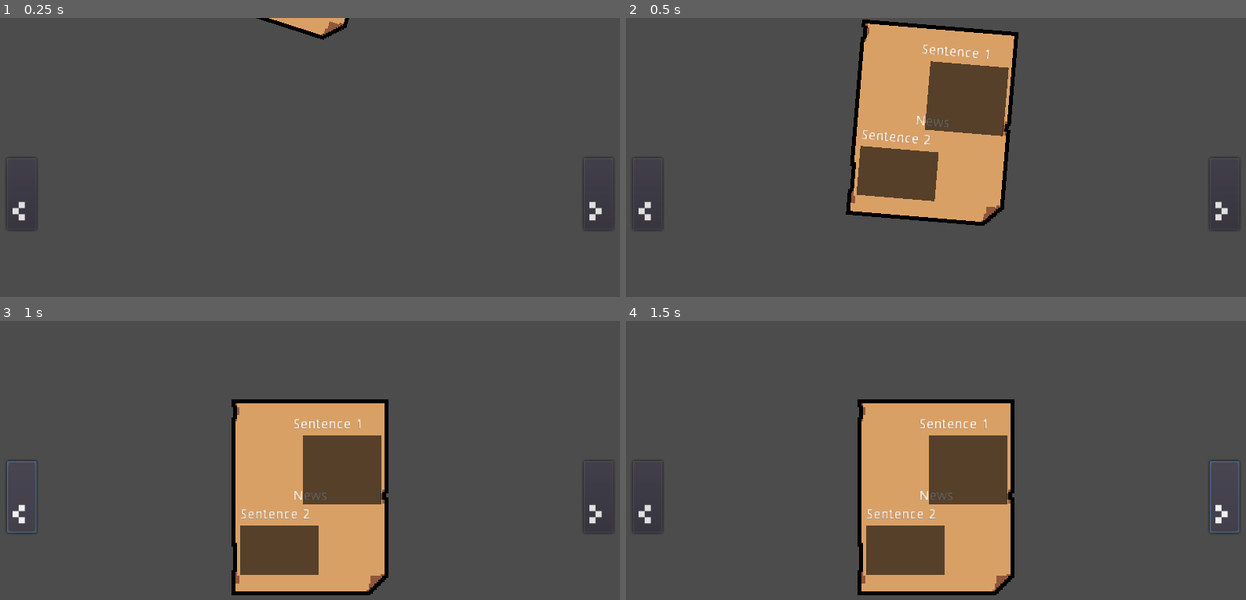
Above: before the commit, frames 1-4 (two rows, left to right).
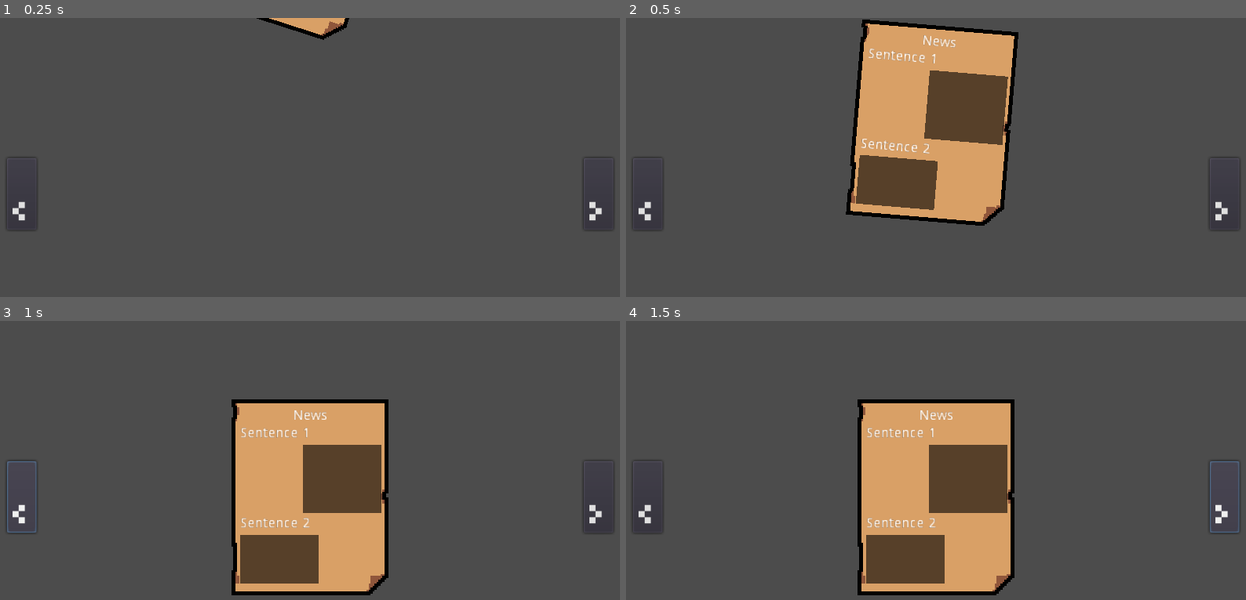
Above: after the commit, the same moments.

Repository: VirusAurantico/ld50
Game: Godot game, scene res://scenes/Main.tscn
The game is run twice, just before and just after one commit, with the same random seed, the same clock (stepped at 60 frames per second) and the same inputs.
Inputs:
- Up to frame 1 (0.25 s): no input
- Up to frame 2 (0.5 s): no input
- Up to frame 3 (1 s): click "<" at 0.5 s
- Up to frame 4 (1.5 s): click ">" at 1.25 s

Frame 1 is identical in both runs. In frame 2, 2.3% of the frame differs, in the area x 37-62%, y 6-69%; in frame 3, 2.3%, in the area x 38-62%, y 32-95%; in frame 4, 2.3%.

Commit message:
Update Paper.tscn

Diff:
--- a/scenes/Paper.tscn
+++ b/scenes/Paper.tscn
@@ -117,39 +117,40 @@
 margin_right = 73.0
 margin_bottom = 98.0
 
-[node name="Tittle" type="Label" parent="Props/Sprite/CenterContainer"]
-anchor_top = -0.439394
-anchor_bottom = -0.439394
-margin_left = 54.0
-margin_top = 92.0
-margin_right = 89.0
-margin_bottom = 106.0
-text = "News"
+[node name="VBoxContainer" type="VBoxContainer" parent="Props/Sprite/CenterContainer"]
+margin_top = 10.0
+margin_right = 144.0
+margin_bottom = 188.0
 
-[node name="VBoxContainer" type="VBoxContainer" parent="Props/Sprite/CenterContainer"]
-margin_top = 19.0
-margin_right = 144.0
-margin_bottom = 179.0
-
-[node name="HboxSentence1" type="HBoxContainer" parent="Props/Sprite/CenterContainer/VBoxContainer"]
+[node name="HBoxContainer4" type="HBoxContainer" parent="Props/Sprite/CenterContainer/VBoxContainer"]
 margin_right = 144.0
 margin_bottom = 14.0
 
-[node name="Control" type="Control" parent="Props/Sprite/CenterContainer/VBoxContainer/HboxSentence1"]
+[node name="Control" type="Control" parent="Props/Sprite/CenterContainer/VBoxContainer/HBoxContainer4"]
 margin_right = 50.0
 margin_bottom = 14.0
 rect_min_size = Vector2( 50, 0 )
 
+[node name="Tittle" type="Label" parent="Props/Sprite/CenterContainer/VBoxContainer/HBoxContainer4"]
+margin_left = 54.0
+margin_right = 89.0
+margin_bottom = 14.0
+text = "News"
+
+[node name="HboxSentence1" type="HBoxContainer" parent="Props/Sprite/CenterContainer/VBoxContainer"]
+margin_top = 18.0
+margin_right = 144.0
+margin_bottom = 32.0
+
 [node name="Sentence 1" type="Label" parent="Props/Sprite/CenterContainer/VBoxContainer/HboxSentence1"]
-margin_left = 54.0
-margin_right = 125.0
+margin_right = 71.0
 margin_bottom = 14.0
 text = "Sentence 1"
 
 [node name="HBoxContainer2" type="HBoxContainer" parent="Props/Sprite/CenterContainer/VBoxContainer"]
-margin_top = 18.0
+margin_top = 36.0
 margin_right = 144.0
-margin_bottom = 88.0
+margin_bottom = 106.0
 
 [node name="Control2" type="Control" parent="Props/Sprite/CenterContainer/VBoxContainer/HBoxContainer2"]
 margin_right = 60.0
@@ -163,16 +164,20 @@
 rect_min_size = Vector2( 80, 70 )
 color = Color( 0, 0, 0, 0.6 )
 
-[node name="Sentence 2" type="Label" parent="Props/Sprite/CenterContainer/VBoxContainer"]
-margin_top = 92.0
+[node name="HBoxContainer3" type="HBoxContainer" parent="Props/Sprite/CenterContainer/VBoxContainer"]
+margin_top = 110.0
 margin_right = 144.0
-margin_bottom = 106.0
+margin_bottom = 124.0
+
+[node name="Sentence 2" type="Label" parent="Props/Sprite/CenterContainer/VBoxContainer/HBoxContainer3"]
+margin_right = 71.0
+margin_bottom = 14.0
 text = "Sentence 2"
 
 [node name="HBoxContainer" type="HBoxContainer" parent="Props/Sprite/CenterContainer/VBoxContainer"]
-margin_top = 110.0
+margin_top = 128.0
 margin_right = 144.0
-margin_bottom = 160.0
+margin_bottom = 178.0
 
 [node name="ColorRect2" type="ColorRect" parent="Props/Sprite/CenterContainer/VBoxContainer/HBoxContainer"]
 margin_right = 80.0
